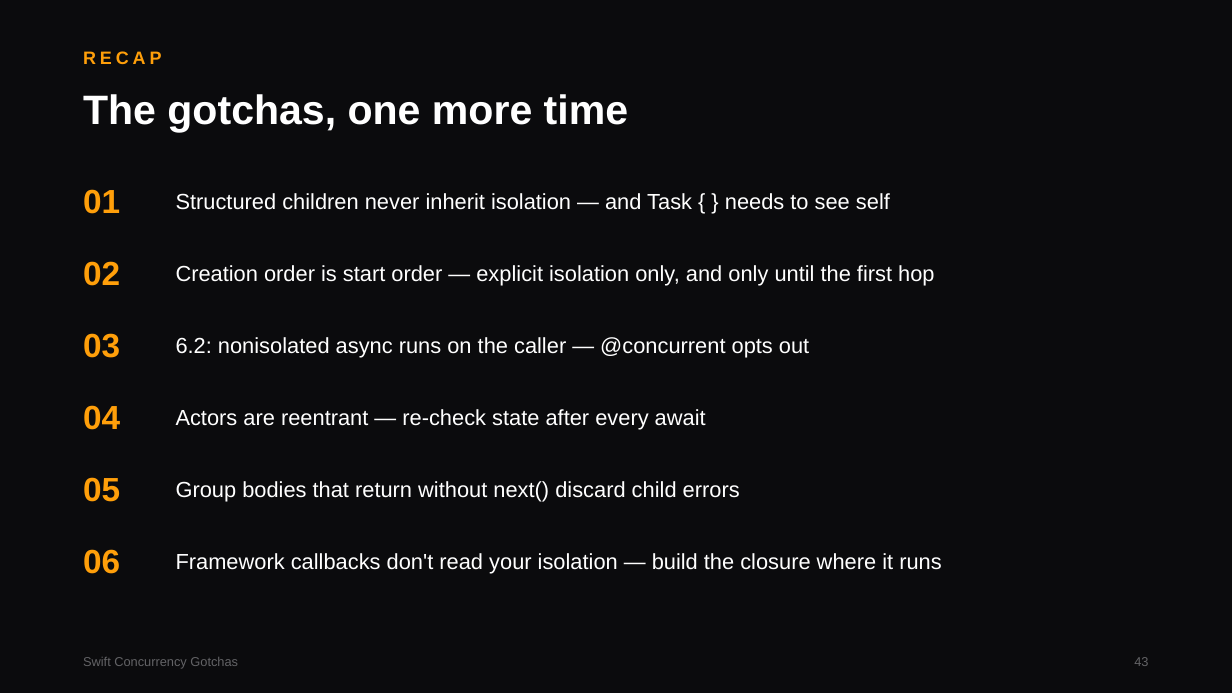
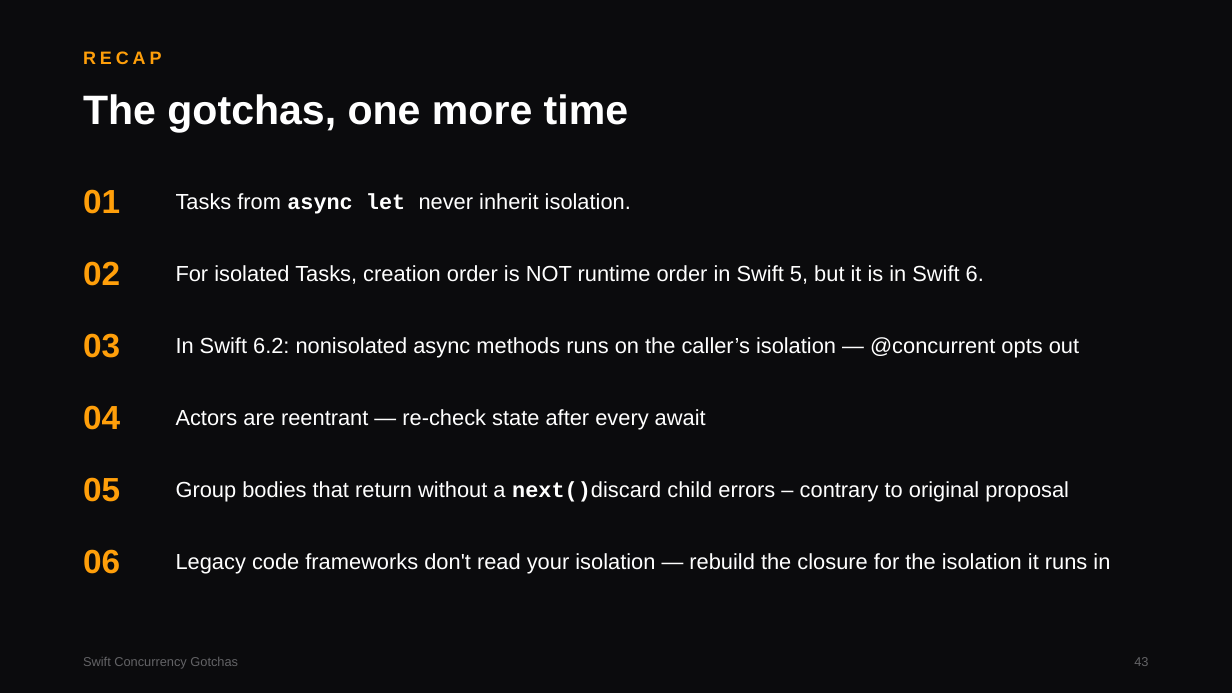
Before and after one commit to winstondu/SwiftConcurrencyTalk, a slide deck: slide 43 of ConcurrencyTalk.pptx. Drawn at 1232x693 pixels with LibreOffice and Linux fonts; fonts in the diff are those of the drawing. Boxes give left, top, right and bottom in pixels: in the first picture for what was removed or moved away, otherwise in the second. Text is boxed around its words. In the diff, an @@ line names an element or a change of style, - is before the commit and + after.

Commit message:
Update ppt

```diff
--- a/ConcurrencyTalk.pptx
+++ b/ConcurrencyTalk.pptx
@@ text at (176,193,631,214): text changed @@
-Structured children never inherit isolation — and Task { } needs to see self
+Tasks from async let never inherit isolation.
@@ text at (176,265,984,284): text changed @@
-Creation order is start order — explicit isolation only, and only until the first hop
+For isolated Tasks, creation order is NOT runtime order in Swift 5, but it is in Swift 6.
@@ text at (176,337,1079,358): text changed @@
-6.2: nonisolated async runs on the caller — @concurrent opts out
+In Swift 6.2: nonisolated async methods runs on the caller’s isolation — @concurrent opts out
@@ text at (176,481,1069,502): text changed @@
-Group bodies that return without next() discard child errors
+Group bodies that return without a next()discard child errors – contrary to original proposal
@@ text at (176,553,1110,574): text changed @@
-Framework callbacks don't read your isolation — build the closure where it runs
+Legacy code frameworks don't read your isolation — rebuild the closure for the isolation it runs in
```
